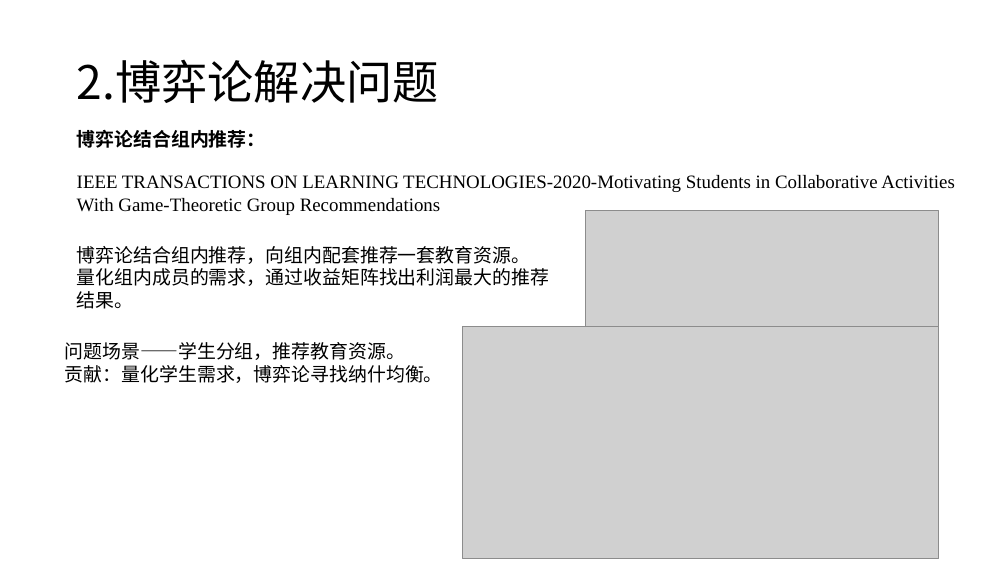
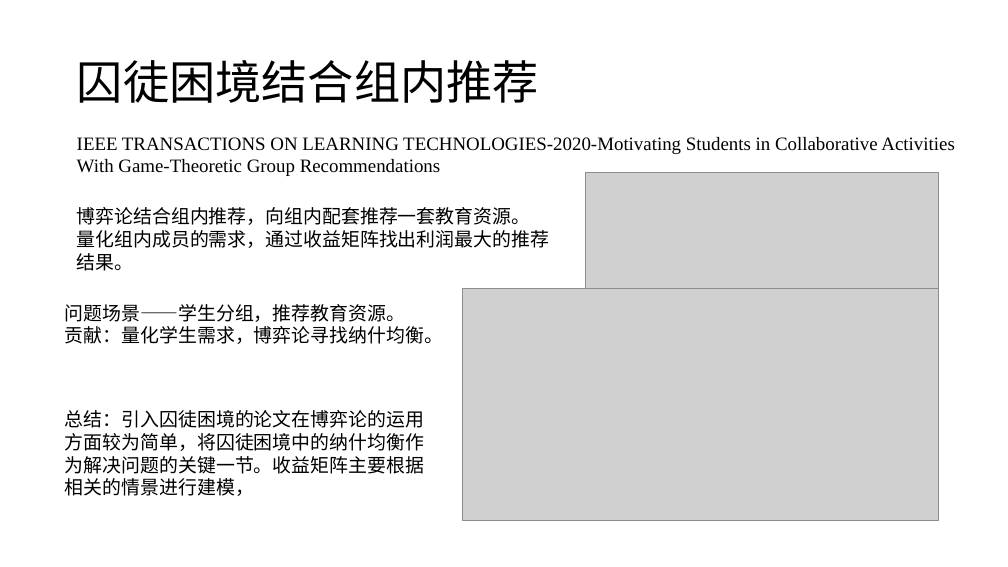
Before and after one commit to CHDYPY/paper, a slide deck: slide 6 of 报告/2021年9月4日/杨攀原.pptx (slide 10 before the commit). Drawn at 1008x567 pixels with LibreOffice and Linux fonts; fonts in the diff are those of the drawing; grey boxes stand for pictures. Boxes give left, top, right and bottom in pixels: in the first picture for what was removed or moved away, otherwise in the second. Text is boxed around its words. In the diff, an @@ line names an element or a change of style, - is before the commit and + after.

```diff
--- a/报告/2021年9月4日/杨攀原.pptx
+++ b/报告/2021年9月4日/杨攀原.pptx
@@ title at bbox=[77, 60, 539, 103]: text changed @@
-2.博弈论解决问题
+囚徒困境结合组内推荐
@@ text removed at bbox=[77, 129, 266, 148] @@
-博弈论结合组内推荐：
@@ 3 texts, 2 pictures: place and size @@
-3 texts, 2 pictures at bbox=[65, 175, 954, 559]
+3 texts, 2 pictures at bbox=[65, 137, 954, 520]
@@ text added at bbox=[65, 410, 424, 496], 18 pt, text #000000 @@
+总结：引入囚徒困境的论文在博弈论的运用方面较为简单，将囚徒困境中的纳什均衡作为解决问题的关键一节。收益矩阵主要根据相关的情景进行建模，
```
Also in this commit, not shown: 9 other slides changed, 8 slides added, 13 slides removed, 1 other file.
